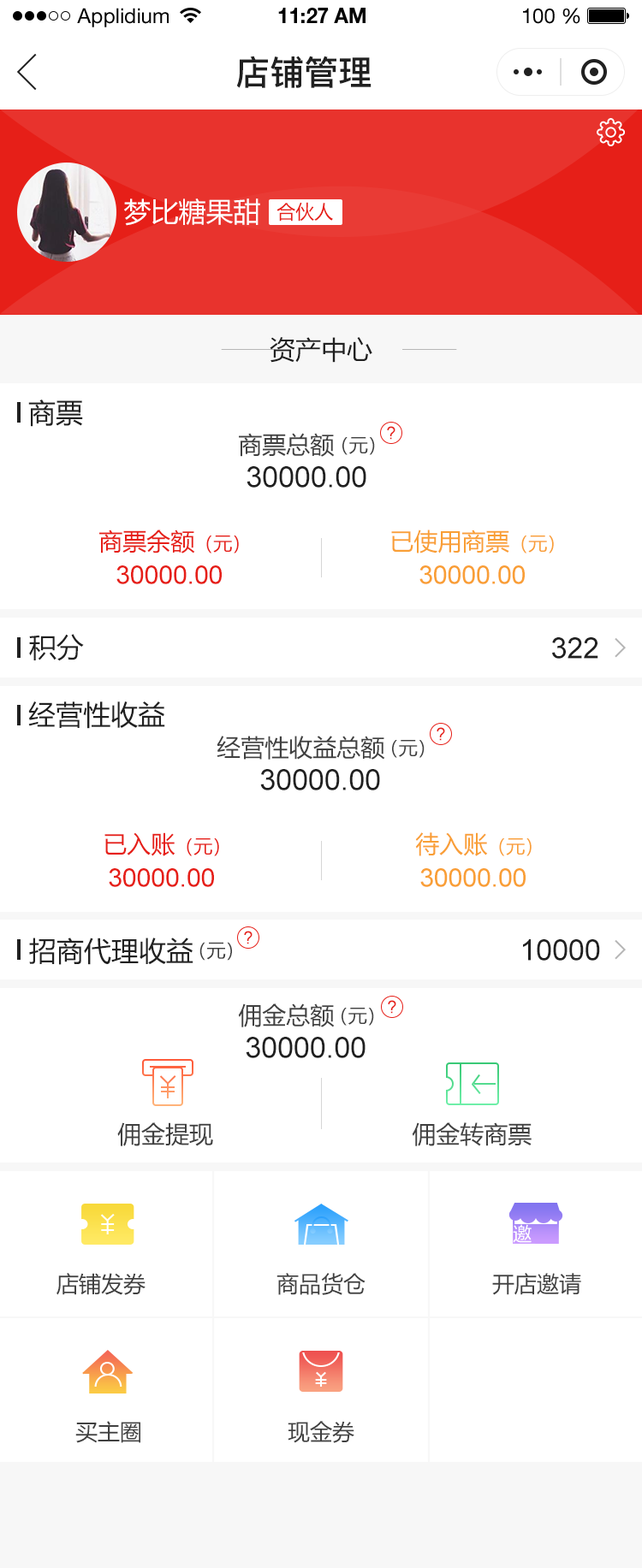
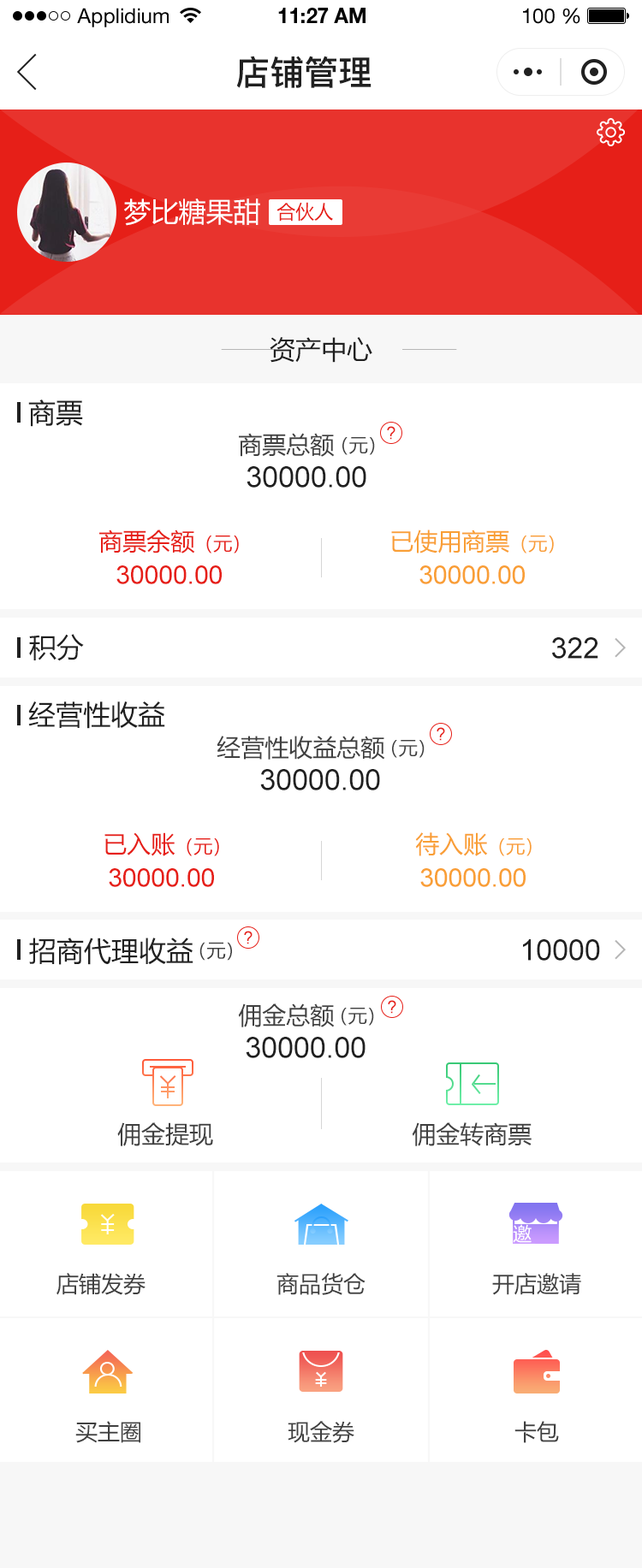
Two versions of the same layered image (642px x 1568px). Layer-by-layer changes:
added group "分割" (2nd of 3, in "组 1 拷贝") with 4 layers in group "组 1 拷贝" over <box>513,1349,560,1444</box>
added group "卡包" (1st of 2, in "组 1 拷贝") with 2 layers in group "组 1 拷贝" over <box>513,1349,560,1444</box>
added layer "卡包" (2nd of 2, in "组 1 拷贝" › "卡包") in group "卡包" over <box>514,1420,559,1444</box>
added layer "圆角矩形 7" in group "卡包" over <box>513,1349,560,1394</box>
